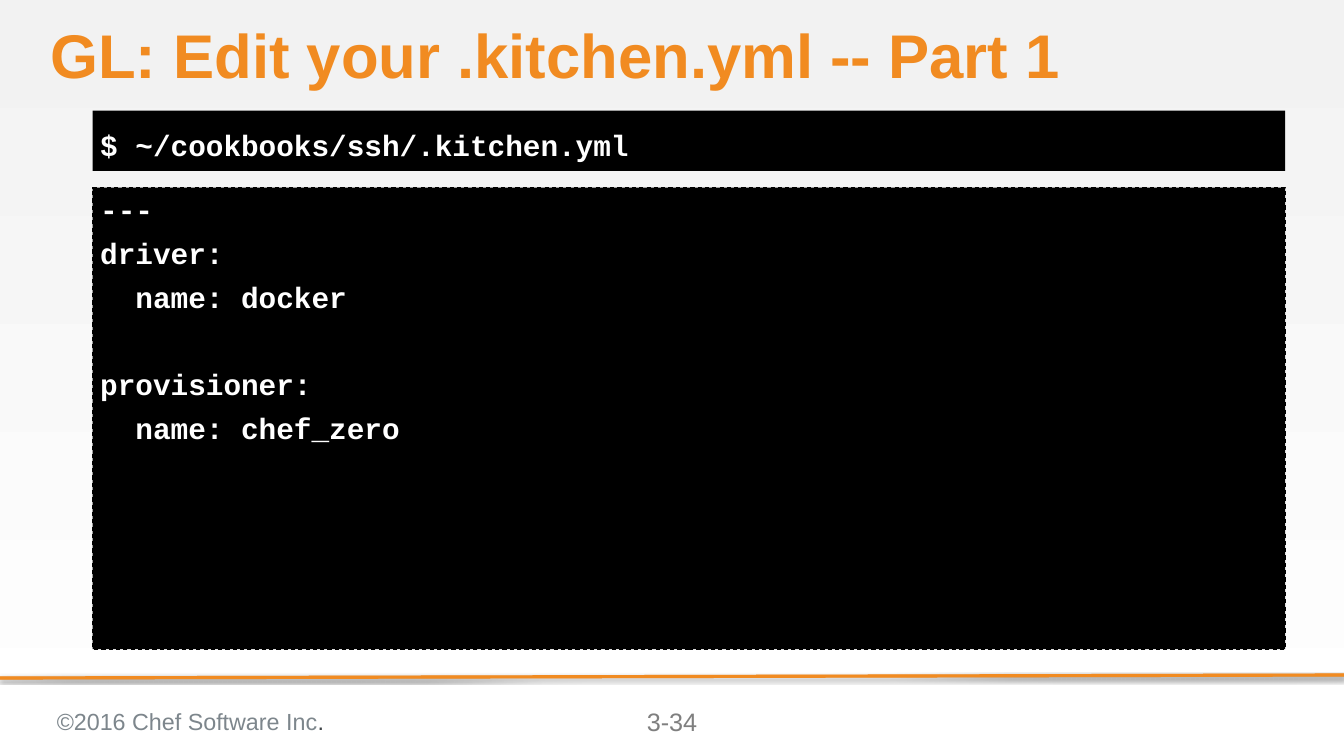
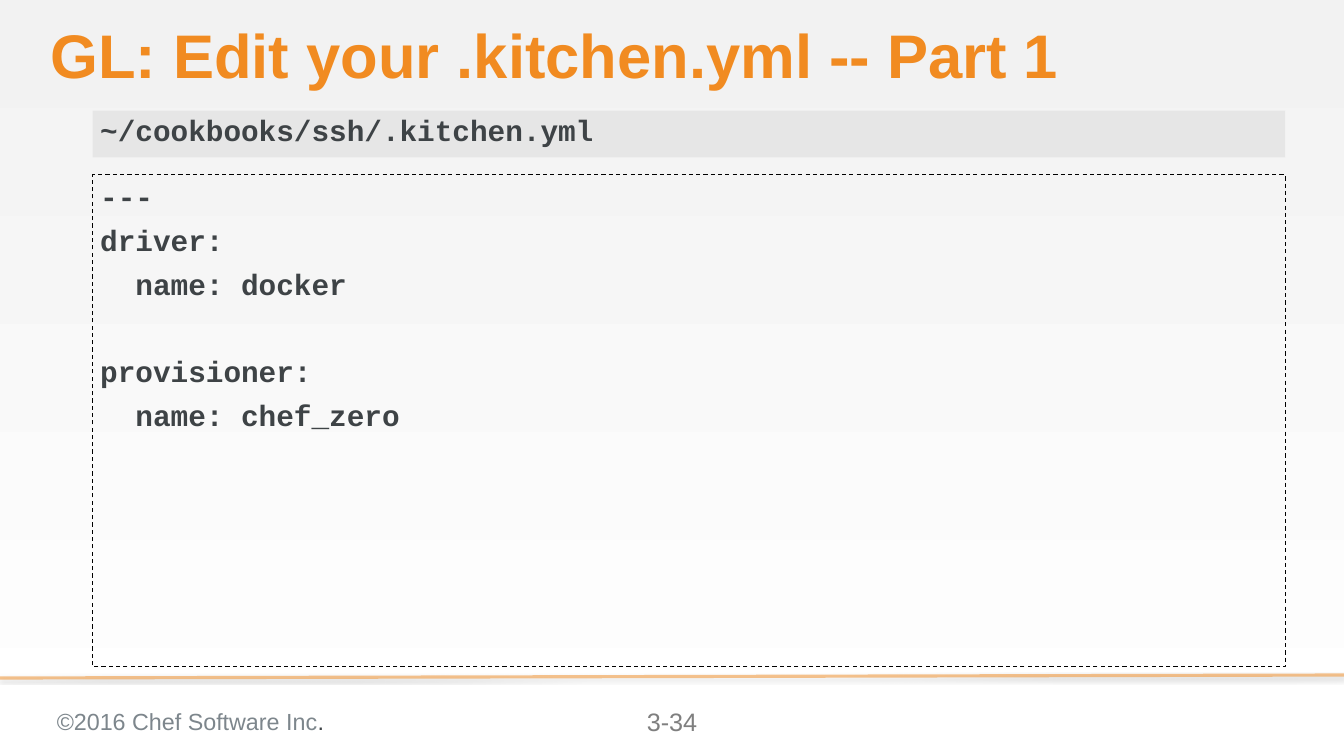
Before and after one commit to bchamby/chef-compliance-installation-configuration-operation, a slide deck: slide 34 of 03-initial-configuration-scans.pptx. Drawn at 1344x756 pixels with LibreOffice and Linux fonts; fonts in the diff are those of the drawing; background and template pictures are left out. Boxes give left, top, right and bottom in pixels: in the first picture for what was removed or moved away, otherwise in the second. Text is boxed around its words. In the diff, an @@ line names an element or a change of style, - is before the commit and + after.

Commit message:
added slide 3-46 Change Owner of replaced Edit your .kitchen.yml slides with File slide formatted slides

```diff
--- a/03-initial-configuration-scans.pptx
+++ b/03-initial-configuration-scans.pptx
@@ text "~/cookbooks/ssh/.kitchen.yml": place and size @@
-text "~/cookbooks/ssh/.kitchen.yml" at [93, 110, 1285, 171]
+text "~/cookbooks/ssh/.kitchen.yml" at [93, 110, 1285, 157]
@@ text "~/cookbooks/ssh/.kitchen.yml" at [93, 110, 1285, 157]: fill #000000 to #D9D9D9 at 50% opacity @@
@@ text at [100, 120, 593, 147]: text changed; text colour #FFFFFF to #3E4346 @@
-$ ~/cookbooks/ssh/.kitchen.yml
+~/cookbooks/ssh/.kitchen.yml
@@ text "---": place and size @@
-text "---" at [93, 187, 1285, 649]
+text "---" at [93, 175, 1285, 667]
@@ text "---" at [93, 175, 1285, 667]: text colour #FFFFFF to #3E4346; fill #000000 to none @@
@@ line removed from (1344, 675) to (0, 678) @@
```
Also in this commit, not shown: 4 other slides changed, 1 slide added.
